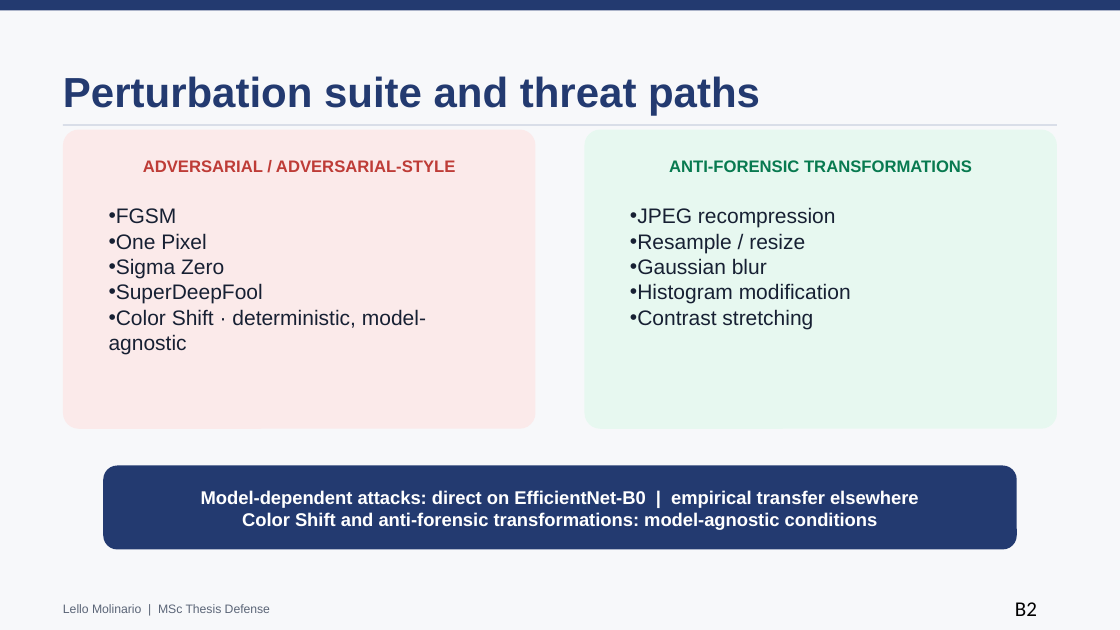
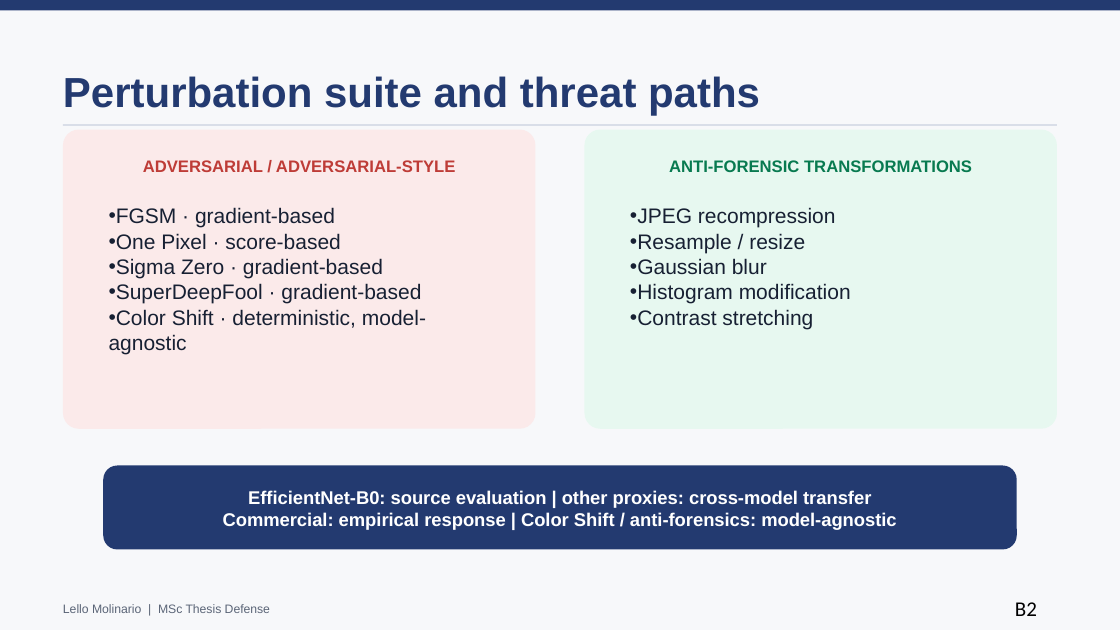
Before and after one commit to lmolinario/Molinario_Thesis_Defense_2026, a slide deck: slide 18 of Molinario_Thesis_Defense_2026.pptx. Drawn at 1120x630 pixels with LibreOffice and Linux fonts; fonts in the diff are those of the drawing. Boxes give left, top, right and bottom in pixels: in the first picture for what was removed or moved away, otherwise in the second. Text is boxed around its words. In the diff, an @@ line names an element or a change of style, - is before the commit and + after.

```diff
--- a/Molinario_Thesis_Defense_2026.pptx
+++ b/Molinario_Thesis_Defense_2026.pptx
@@ text at (109,207,421,304): text changed @@
-• FGSM
-• One Pixel
-• Sigma Zero
-• SuperDeepFool
+• FGSM · gradient-based
+• One Pixel · score-based
+• Sigma Zero · gradient-based
+• SuperDeepFool · gradient-based
@@ text at (223,490,896,530): text changed @@
-Model-dependent attacks: direct on EfficientNet-B0 | empirical transfer elsewhere
-Color Shift and anti-forensic transformations: model-agnostic conditions
+EfficientNet-B0: source evaluation | other proxies: cross-model transfer
+Commercial: empirical response | Color Shift / anti-forensics: model-agnostic
```
Also in this commit, not shown: 9 other slides changed, 2 other files.
